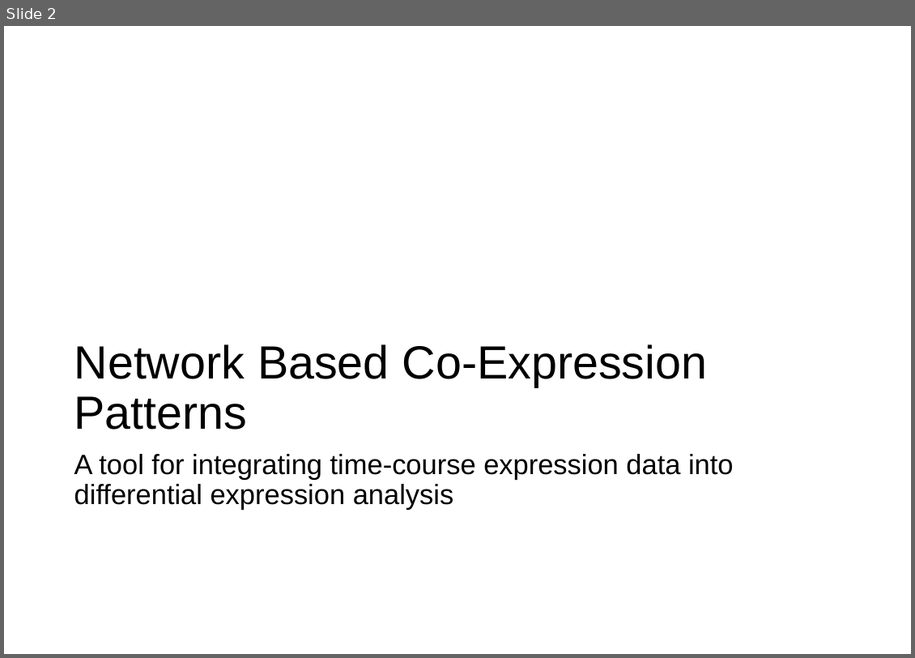
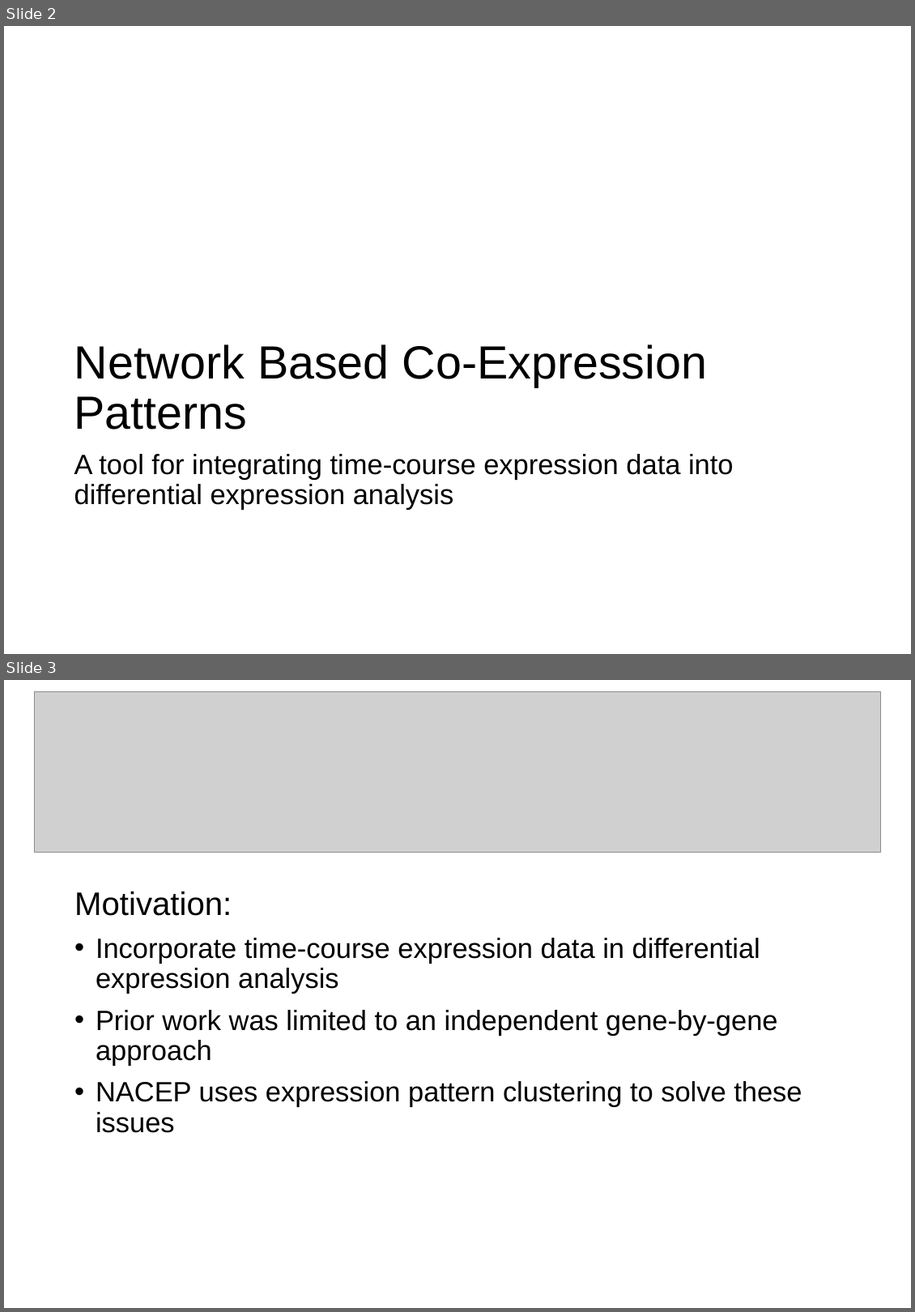
Before and after one commit to kkchau/NACEP-Analysis-of-Prostate-Cancer-Cells, a slide deck: ppt/Presentation.pptx. Shown one above the other, each under a label of ours: slide 2 before the commit, slides 2 and 3 after it. The pictures are 915x658 and 915x1312 pixels, drawn with LibreOffice and Linux fonts; fonts in the diff are those of the drawing; grey boxes stand for pictures. Boxes give left, top, right and bottom in pixels: in the first picture for what was removed or moved away, otherwise in the second. Text is boxed around its words. In the diff, an @@ line names an element or a change of style, - is before the commit and + after.

Commit message:
presentation done

```diff
--- a/ppt/Presentation.pptx
+++ b/ppt/Presentation.pptx
@@ slide 3 added at (4,680,911,1308), background #FFFFFF @@
@@ picture added at (34,691,881,853) @@
@@ text added at (74,891,802,1133), 24 pt, text #000000 @@
+Motivation:
+• Incorporate time-course expression data in differential expression analysis
+• Prior work was limited to an independent gene-by-gene approach
+• NACEP uses expression pattern clustering to solve these issues
```
Also in this commit, not shown: 1 other slide added, 1 slide removed.
